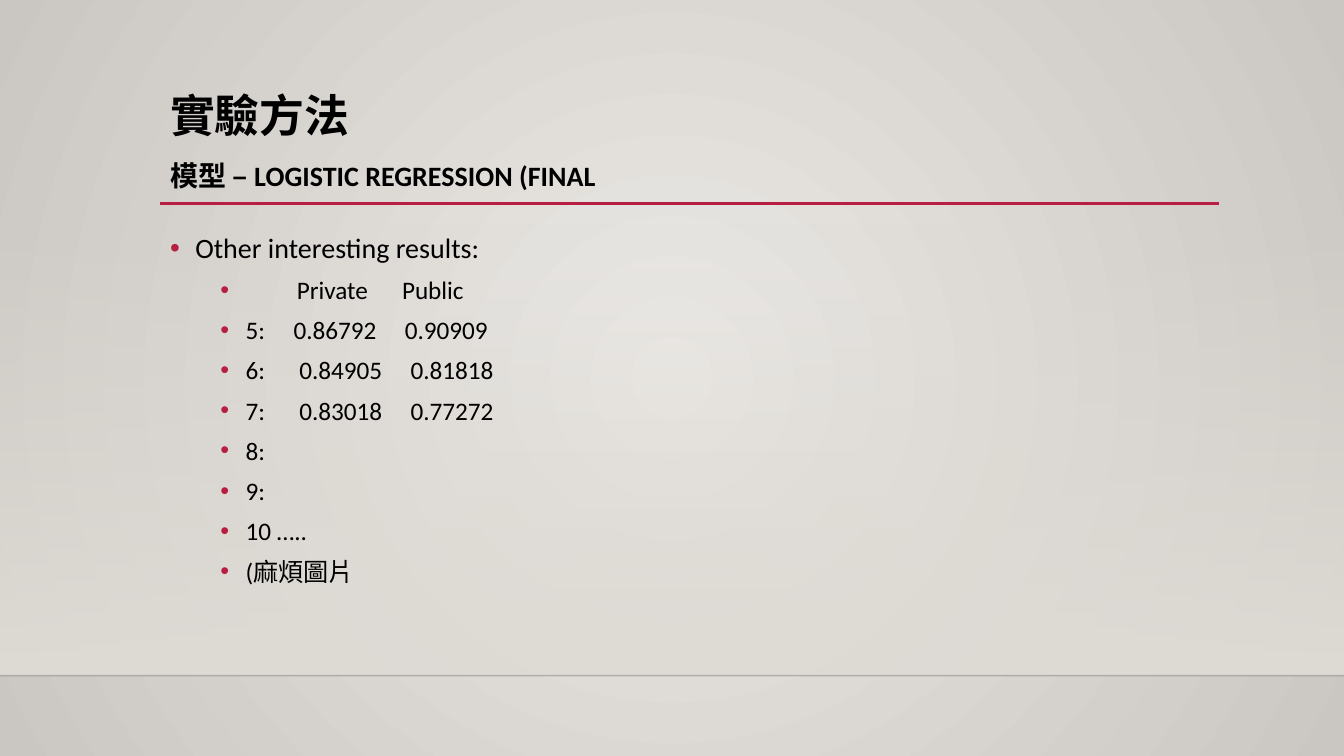
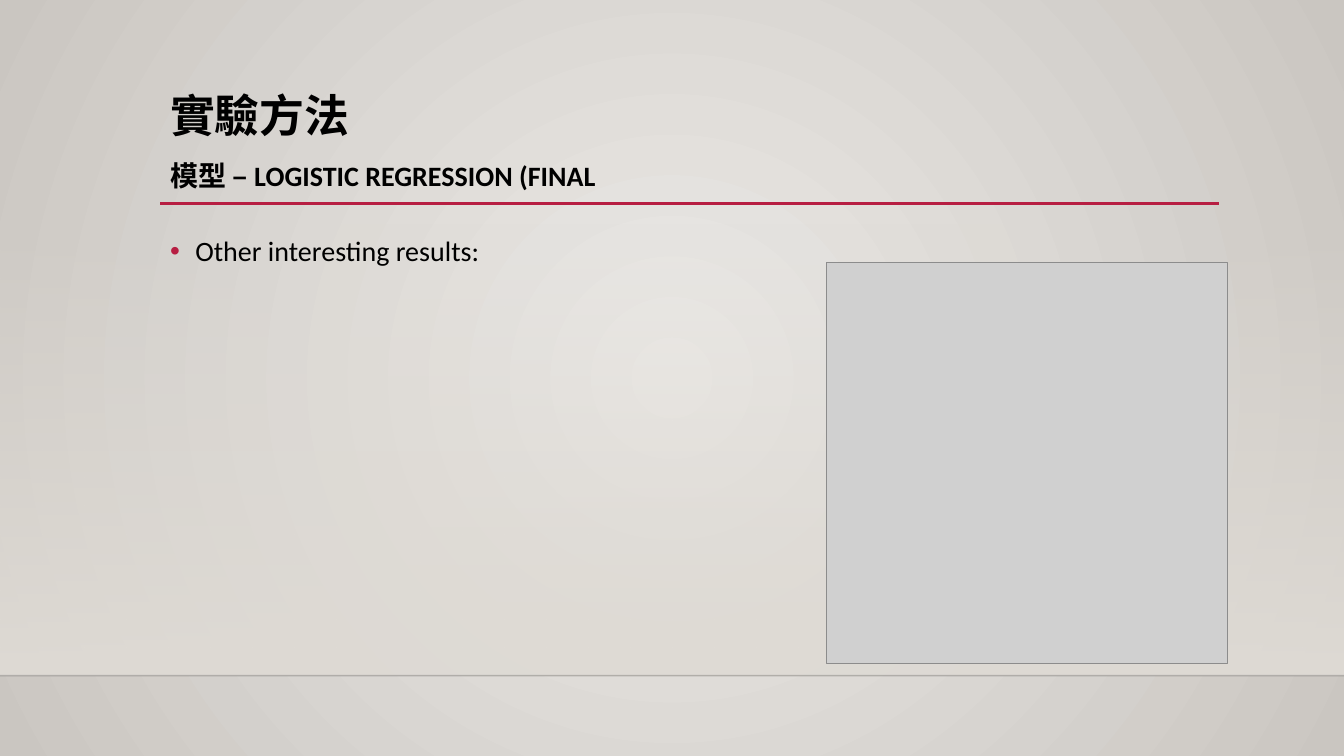
Before and after one commit to 1082-datascience/finalproject-finalproject-1082ds_group3, a slide deck: slide 17 of docs/yuchun_model.pptx (slide 16 before the commit). Drawn at 1344x756 pixels with LibreOffice and Linux fonts; fonts in the diff are those of the drawing; grey boxes stand for pictures; background and template pictures are left out. Boxes give left, top, right and bottom in pixels: in the first picture for what was removed or moved away, otherwise in the second. Text is boxed around its words. In the diff, an @@ line names an element or a change of style, - is before the commit and + after.

```diff
--- a/docs/yuchun_model.pptx
+++ b/docs/yuchun_model.pptx
@@ text "Other interesting results:" at [195, 241, 479, 266]: line spacing 1.1 to 1.2 @@
@@ picture added at [827, 262, 1228, 663] @@
@@ text at [246, 281, 494, 585]: paragraphs removed @@
-  • Private Public
-  • 5: 0.86792 0.90909
-  • 6: 0.84905 0.81818
-  • 7: 0.83018 0.77272
-  • 8:
-  • 9:
-  • 10 …..
-  • (麻煩圖片
```
Also in this commit, not shown: 7 other slides changed, 1 slide added, 1 slide removed.
